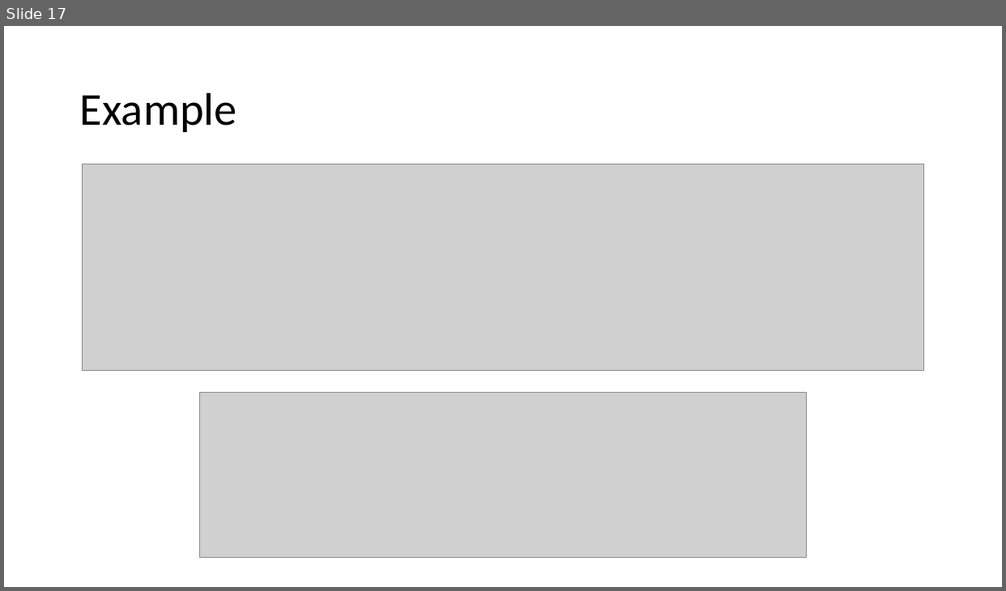
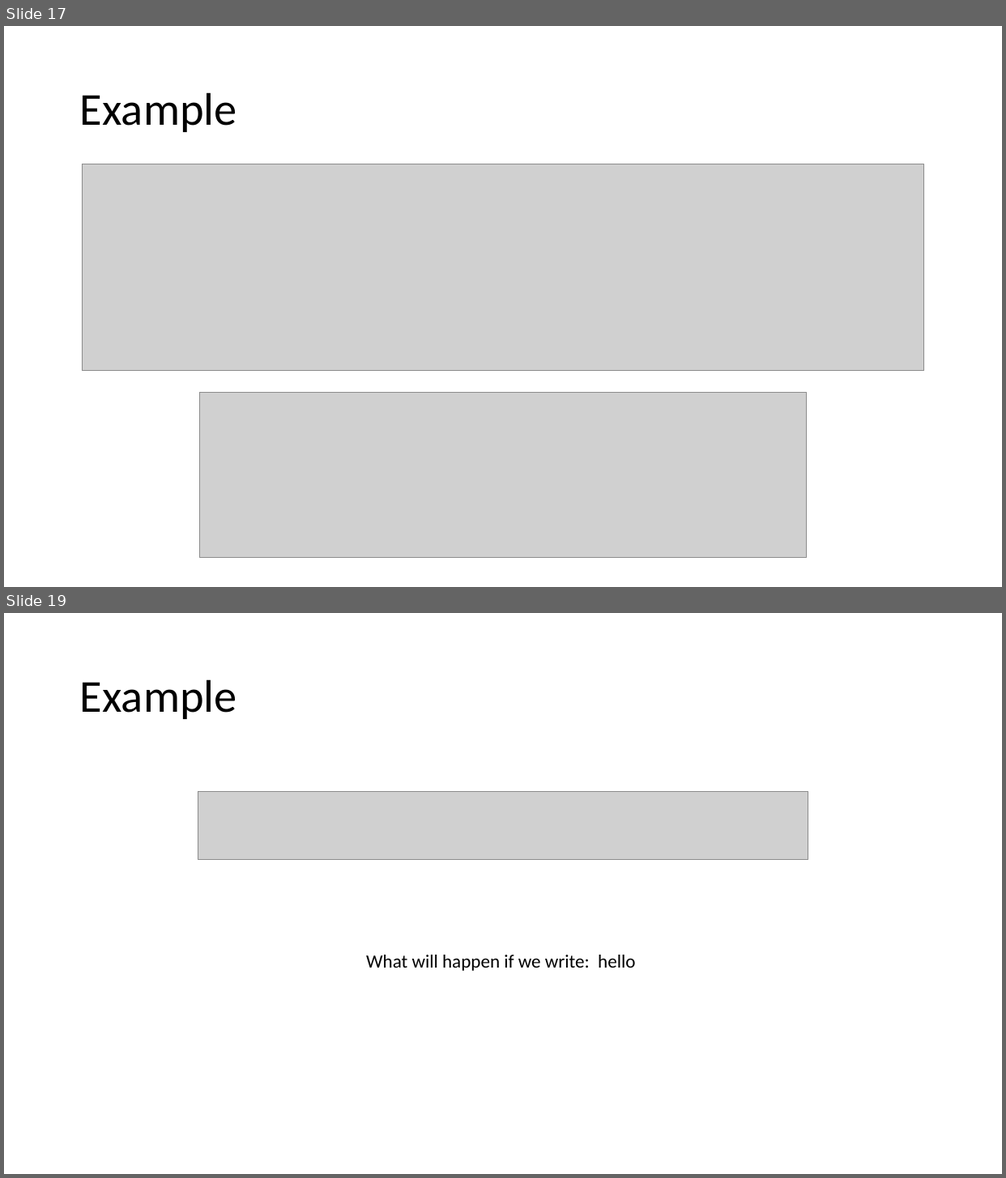
Before and after one commit to JoZonneveld/TCR-python-lessons, a slide deck: Lessons/Lesson 1/Introduction to Python.pptx. Shown one above the other, each under a label of ours: slide 17 before the commit, slides 17 and 19 after it; the slides between them are not shown. The pictures are 1006x591 and 1006x1178 pixels, drawn with LibreOffice and Linux fonts; fonts in the diff are those of the drawing; grey boxes stand for pictures. Boxes give left, top, right and bottom in pixels: in the first picture for what was removed or moved away, otherwise in the second. Text is boxed around its words. In the diff, an @@ line names an element or a change of style, - is before the commit and + after.

```diff
--- a/Lessons/Lesson 1/Introduction to Python.pptx
+++ b/Lessons/Lesson 1/Introduction to Python.pptx
@@ slide 19 added at (x1=4, y1=613, x2=1002, y2=1174), background #FFFFFF @@
@@ title added at (x1=80, y1=679, x2=237, y2=719), 44 pt, text #000000 @@
+Example
@@ picture added at (x1=198, y1=792, x2=808, y2=860) @@
@@ text added at (x1=366, y1=955, x2=635, y2=971), 18 pt, text #000000 @@
+What will happen if we write: hello
```
Also in this commit, not shown: 1 slide changed, 5 other slides added.
